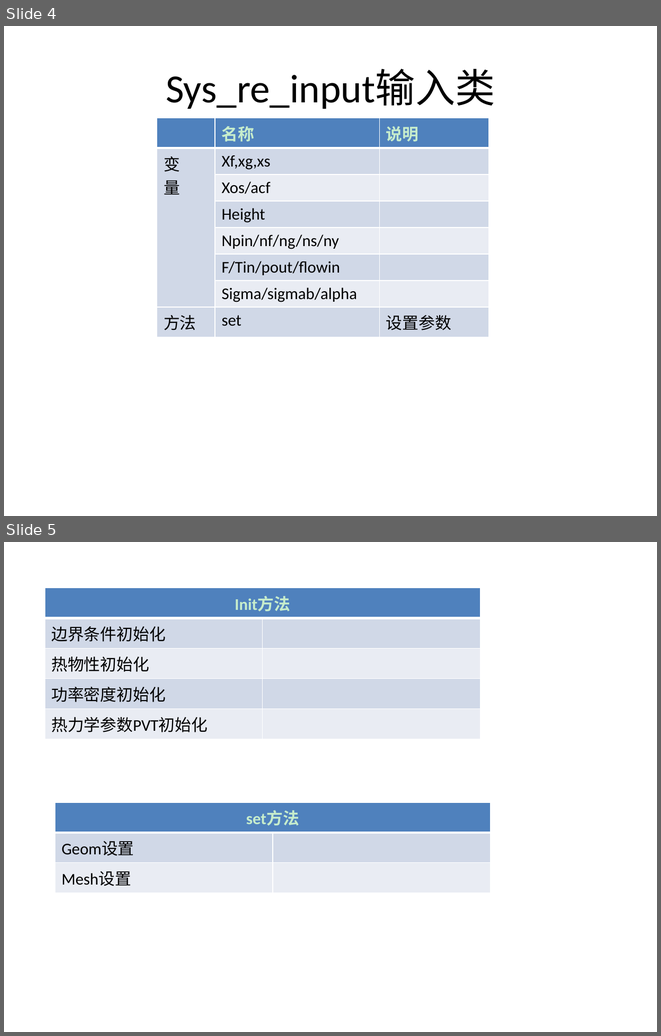
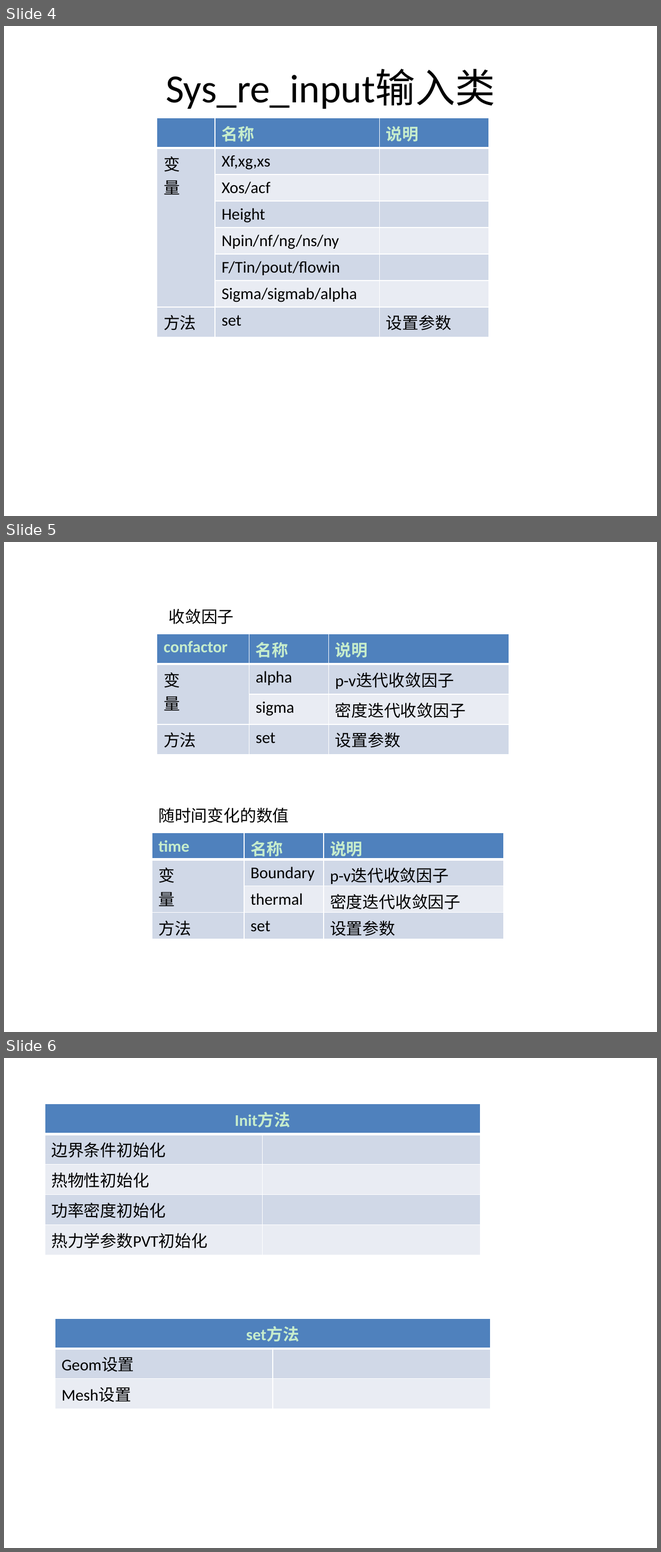
Before and after one commit to chenkangustc/assembly, a slide deck: assembly/debugassembly/程序框架.pptx. Shown one above the other, each under a label of ours: slides 4 and 5 before the commit, slides 4, 5 and 6 after it. The pictures are 661x1036 and 661x1552 pixels, drawn with LibreOffice and Linux fonts; fonts in the diff are those of the drawing. Boxes give left, top, right and bottom in pixels: in the first picture for what was removed or moved away, otherwise in the second. Text is boxed around its words. In the diff, an @@ line names an element or a change of style, - is before the commit and + after.

```diff
--- a/assembly/debugassembly/程序框架.pptx
+++ b/assembly/debugassembly/程序框架.pptx
@@ slide 5 added at bbox=[4, 542, 657, 1032], background #C7EDCC @@
@@ text added at bbox=[169, 609, 234, 624], 18 pt, text #000000 @@
+收敛因子
@@ table added at bbox=[157, 634, 509, 750], 4 rows, 3 columns @@
+confactor | 名称 | 说明
+变 / 量 | alpha | p-v迭代收敛因子
+ | sigma | 密度迭代收敛因子
+方法 | set | 设置参数
@@ text added at bbox=[158, 808, 289, 823], 18 pt, text #000000 @@
+随时间变化的数值
@@ table added at bbox=[152, 832, 504, 941], 4 rows, 3 columns @@
+time | 名称 | 说明
+变 / 量 | Boundary | p-v迭代收敛因子
+ | thermal | 密度迭代收敛因子
+方法 | set | 设置参数
@@ what was slide 5 is now slide 6 @@
```
Also in this commit, not shown: 45 other files.
